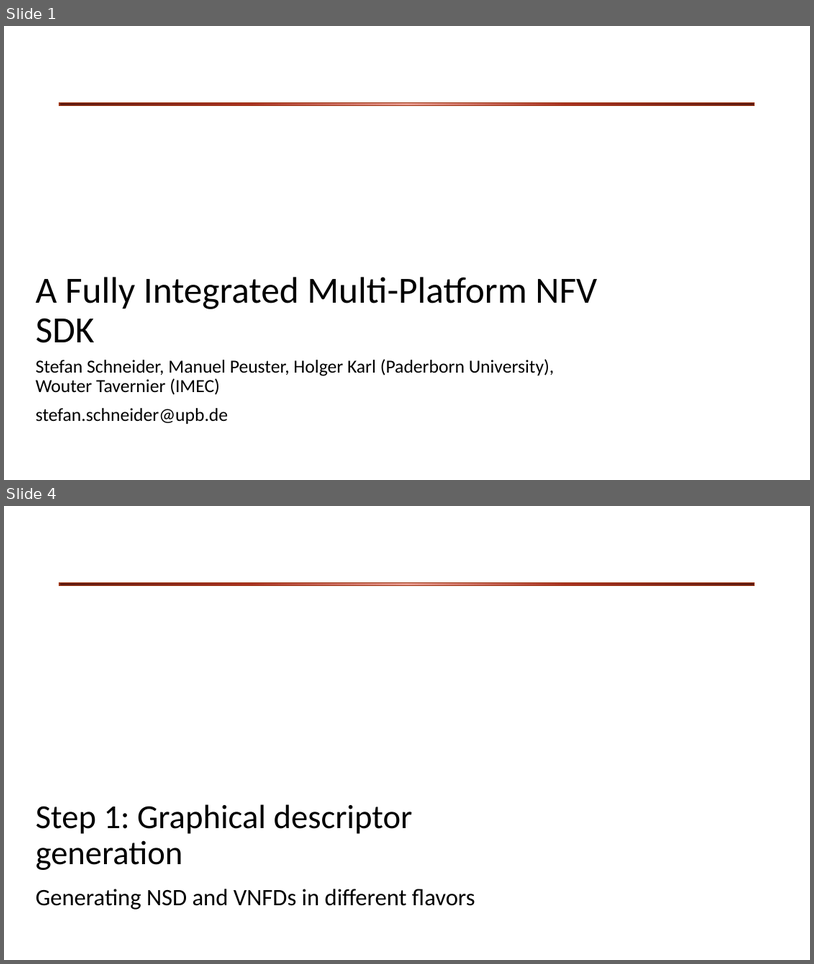
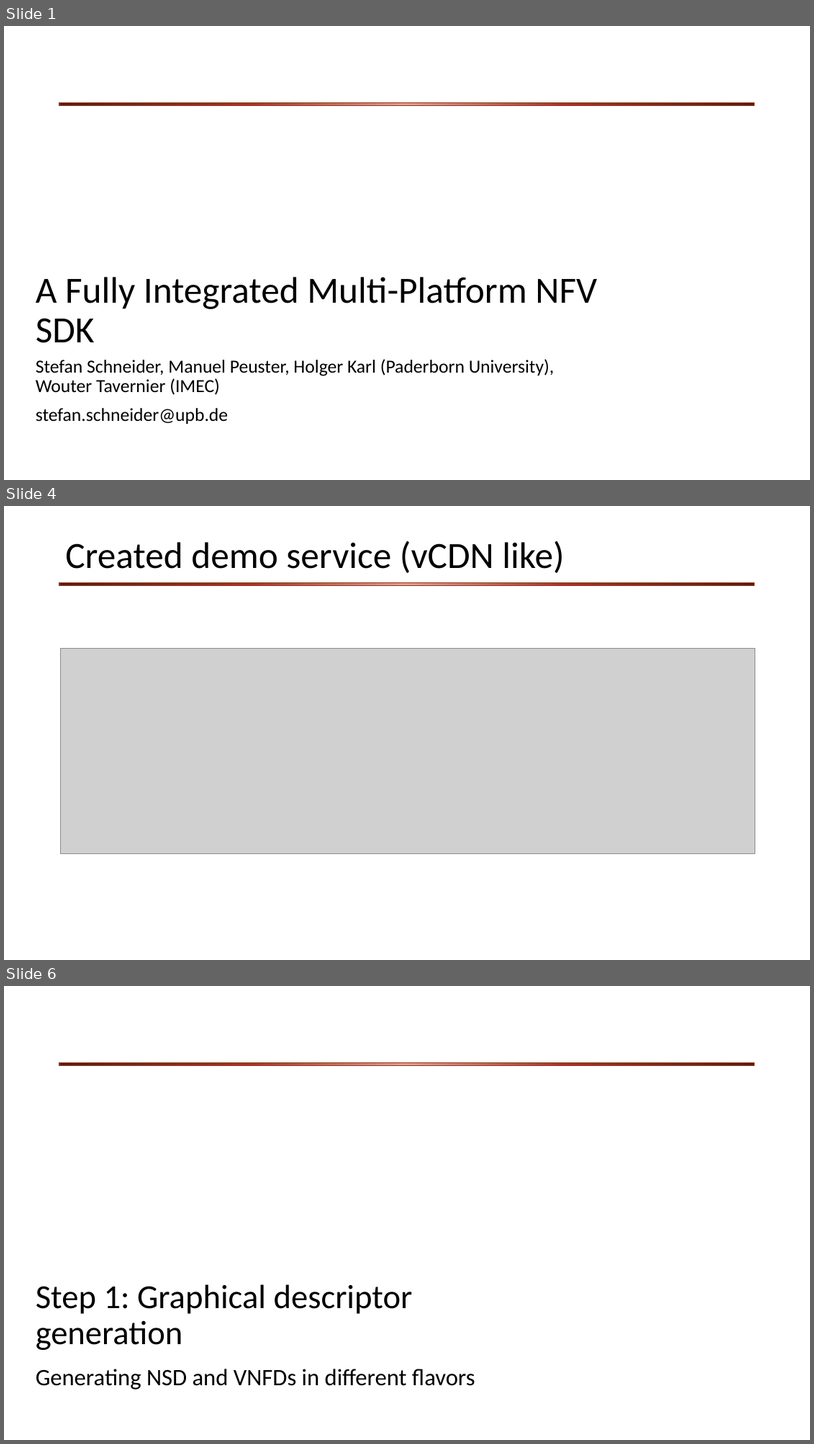
Before and after one commit to CN-UPB/demo-multi-platform-nfv-sdk, a slide deck: slides/video-slides.pptx. Shown one above the other, each under a label of ours: slides 1 and 4 before the commit, slides 1, 4 and 6 after it; the slides between them are not shown. The pictures are 814x964 and 814x1444 pixels, drawn with LibreOffice and Linux fonts; fonts in the diff are those of the drawing; grey boxes stand for pictures; background and template pictures are left out. Boxes give left, top, right and bottom in pixels: in the first picture for what was removed or moved away, otherwise in the second. Text is boxed around its words. In the diff, an @@ line names an element or a change of style, - is before the commit and + after.

```diff
--- a/slides/video-slides.pptx
+++ b/slides/video-slides.pptx
@@ slide 4 added at (4, 506, 810, 960), background #FFFFFF; not listed: 2 template elements that a slide beside it also shows @@
@@ title added at (65, 541, 564, 573), 44 pt, text #000000 @@
+Created demo service (vCDN like)
@@ picture added at (60, 648, 756, 853) @@
@@ what was slide 4 is now slide 6 @@
```
Also in this commit, not shown: 6 slides changed, 4 other slides added.
